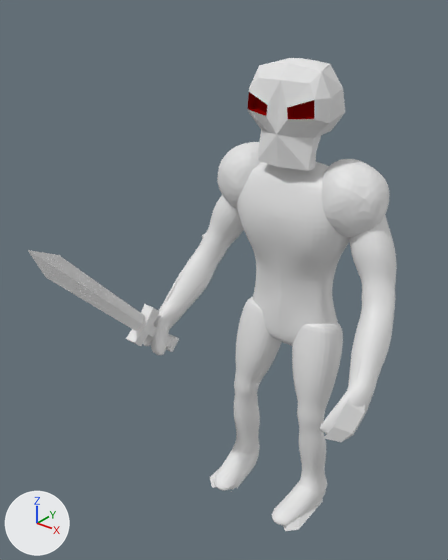
Renders of the Blender file Blender/Boss.blend from each side of a commit.
Camera for both pictures: a 50 mm lens placed at (3.72, -5.93, 6.58), pointed at (-0.25, -0.96, 3.5). The axes (+X, +Y, +Z) are drawn at lower left. The lights are the same throughout.
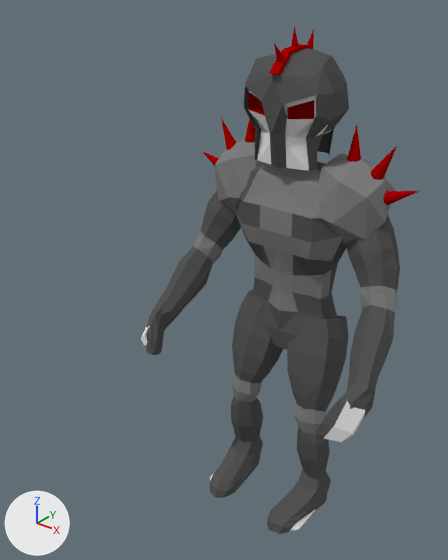
What differs and where, as boxes (x1, y1, x2, y2) in the pictures (448 x 560 px; the box of a moved part takes in the faces that stretch with it):
'Cube.001', reshaped, modifiers changed: before (237, 162, 349, 346); after (146, 26, 419, 534)
'Cube', reshaped (34% narrower, 7% shorter): before (28, 58, 366, 531); after (141, 91, 365, 531)
'Cube.002', hidden: before (214, 297, 343, 526)
'Cube.003', deleted: before (151, 195, 397, 434)
'Cube.004', deleted: before (217, 142, 390, 238)
part 2 of me_cube_001, added: after (146, 26, 419, 534)
part 3 of me_cube_001, recoloured: before (237, 162, 349, 346); after (279, 162, 347, 350)
part 4 of me_cube_001, recoloured: before (239, 162, 339, 313); after (275, 168, 343, 312)
part 5 of me_cube, deleted: before (28, 250, 144, 331)
part 6 of me_cube, deleted: before (148, 325, 179, 352)
part 7 of me_cube, deleted: before (126, 304, 159, 346)
part 8 of me_cube, moved or reshaped: before (143, 335, 154, 346); after (141, 325, 150, 346)

The change in detail:
Material 'Material.007' (mat_material_007) is new.
Its base color is (0.0953, 0.0953, 0.0953) (dark grey #575757).
Material 'Material.001' (mat_material_001) is new.
Its base color is (0.22, 0.22, 0.22) (grey #818181).
Material 'Material.003' (mat_material_003) is new.
Its base color is (0.392, 0.000607, 0.0) (red #a80200).
me_cube_002 is used by ob_cube_002; location (0.0, 0.0, 3.68); scale (0.591, 0.591, 0.901).
me_cube_002 had 131 vertices, 122 faces, 2 loose edges and spanned x -0.03..1.33, y -1.43..0.89, z -4.08..-0.9.
me_cube_002 now has 136 vertices, 170 faces and spans x -1.49..1.49, y -2.09..2.09, z -2.17..1.28.
me_cube_002 part 1: 131 vertices removed from x -0.03..1.33, y -1.43..0.89, z -4.08..-0.9; 136 vertices added at x -1.49..1.49, y -2.09..2.09, z -2.17..1.28.
me_cube_002 now uses material mat_material_005 (white #e7e7e7).
me_cube_002 now uses material mat_material_003 (red #a80200).
me_cube_002 now uses material mat_material_001 (grey #818181).
me_cube_001 is used by ob_cube_001; location (0.0, 0.0, 3.68); scale (0.55, 0.55, 0.911).
me_cube_001 had 98 vertices, 82 faces and spanned x -0.01..1.54, y -0.62..1.1, z -1.58..1.16.
me_cube_001 now has 1057 vertices, 1041 faces and spans x -2.87..2.87, y -2.26..1.2, z -4.04..2.71.
me_cube_001 part 2: 959 vertices added at x -2.87..2.87, y -2.26..1.2, z -4.04..2.71.
me_cube_001 part 3: 65 faces spanning x -0.01..1.54, y -0.62..1.1, z -1.58..1.16 switch from no material to mat_material_007 (dark grey #575757).
me_cube_001 part 4: 17 faces spanning x -0.01..1.41, y -0.62..0.2, z -0.91..1.14 switch from no material to mat_material_001 (grey #818181).
me_cube_001 now uses material mat_material_003 (red #a80200).
me_cube has 887 vertices, 912 faces, 2 loose edges and spans x -4.1..4.1, y -1.2..7.0, z -0.1..15.0.
me_cube is used by ob_cube; location (0.0, 0.0, 0.0); rotation (0.0, 0.0, -3.142), in degrees (0, 0, -180); scale (0.387, 0.387, 0.387).
Verts and faces of me_cube; kept vertices keep their numbers, new ones are numbered from 887.
Before the commit, vertices of me_cube: 59 (3.3, 2.5, 5.8), 67 (3.7, 3.1, 6.4), 78 (3.2, 3.0, 6.3) at pixel (153, 337), 79 (3.2, 2.7, 6.1), 105 (3.7, 2.4, 5.7).
me_cube part 5: the loose piece of 21 vertices spanning x 3.4..3.6, y 3.0..7.0, z 6.6..10.8 is deleted.
me_cube part 6: the loose piece of 16 vertices spanning x 3.2..3.7, y 1.8..3.3, z 5.4..6.9 is deleted.
me_cube part 7: the loose piece of 12 vertices spanning x 3.3..3.7, y 2.6..3.8, z 6.2..7.4 is deleted.
Part 8, on me_cube:
Vertex 59 moves to (3.7, 2.7, 5.7).
Vertex 67 moves to (3.6, 3.0, 6.4), pixel (145, 333).
Vertex 78 moves to (3.5, 3.0, 6.0), pixel (147, 343).
Vertex 79 moves to (3.5, 2.8, 5.8).
Vertex 105 moves to (3.8, 2.5, 5.8).
Object 'Cube.004' (ob_cube_004) is deleted.
Object 'Cube.003' (ob_cube_003) is deleted.
Object 'Cube.002' (ob_cube_002) loses its MIRROR modifier named 'Mirror'.
Object 'Cube.002' (ob_cube_002) loses its SUBSURF modifier named 'Subsurf'.
Modifier setting removed (it was levels = 0).
Object 'Cube.002' (ob_cube_002) moves from (0.0, 0.0, 3.68) to (-5.54, -0.47, 6.15).
Object 'Cube.002' (ob_cube_002) is rescaled from (0.591, 0.591, 0.901) to (0.387, 0.0939, 2.06).
Object 'Cube.002' (ob_cube_002) is now hidden.
Object 'Cube.001' (ob_cube_001) loses its MIRROR modifier named 'Mirror'.
Object 'Cube.001' (ob_cube_001) loses its SUBSURF modifier named 'Subsurf'.
Modifier setting removed (it was levels = 0).
